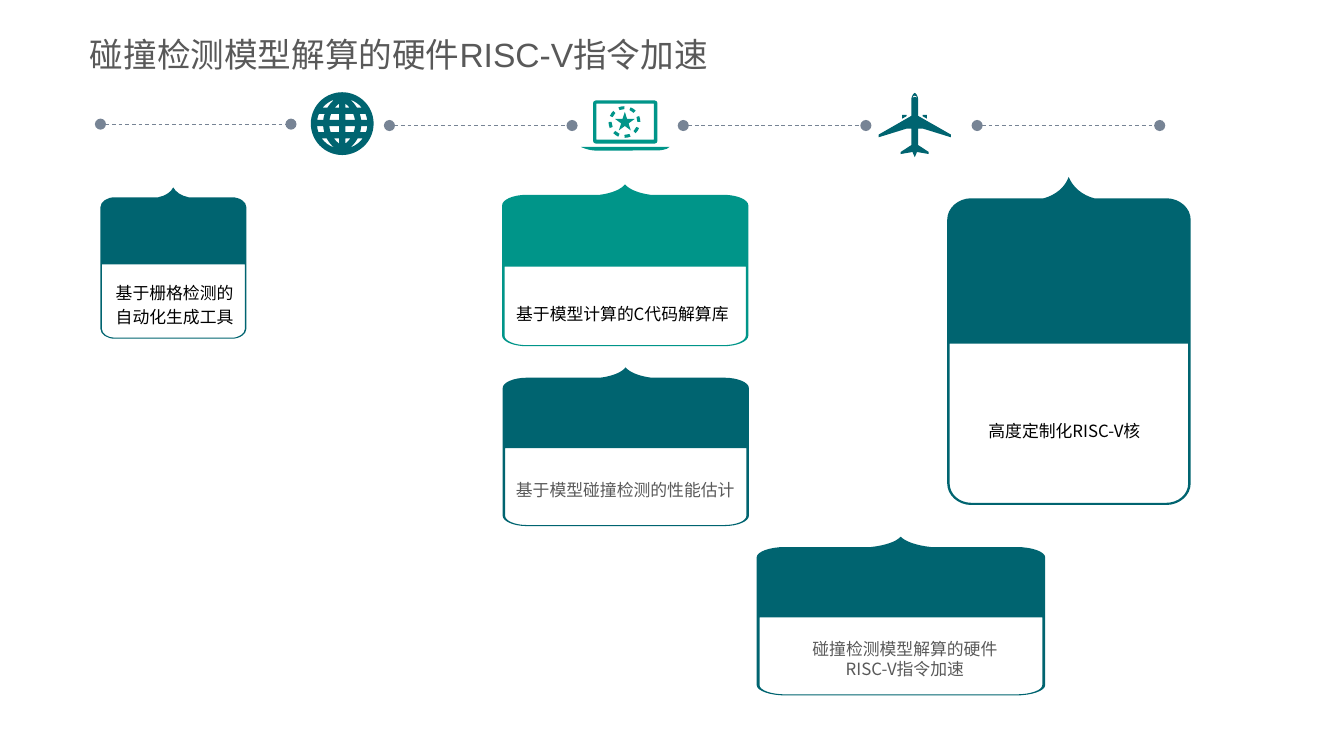
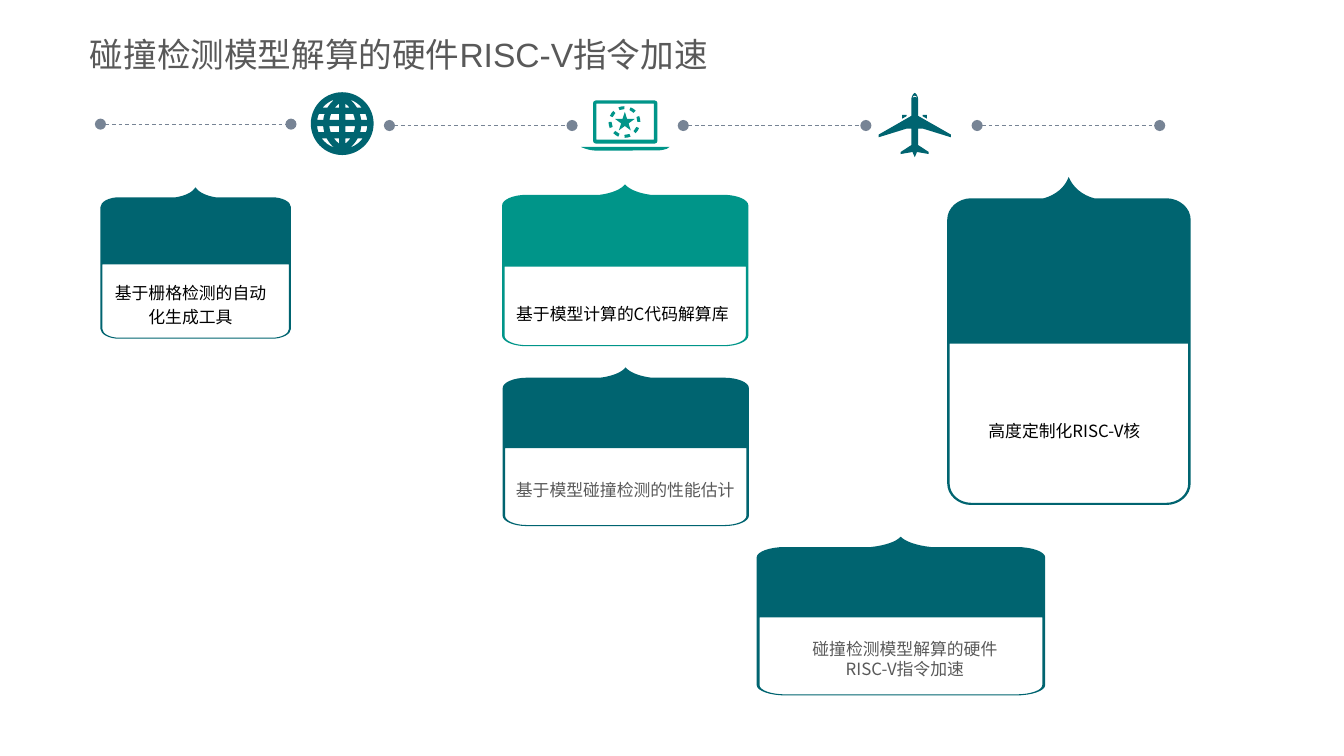
Before and after one commit to whutddk/PRM_Robotic_Arm, a slide deck: slide 11 of doc/进度报告20190912.pptx. Drawn at 1344x756 pixels with LibreOffice and Linux fonts; fonts in the diff are those of the drawing; background and template pictures are left out. Boxes give left, top, right and bottom in pixels: in the first picture for what was removed or moved away, otherwise in the second. Text is boxed around its words. In the diff, an @@ line names an element or a change of style, - is before the commit and + after.

```diff
--- a/doc/进度报告20190912.pptx
+++ b/doc/进度报告20190912.pptx
@@ freeform shape resized from (x1=101, y1=188, x2=247, y2=340) to (x1=101, y1=188, x2=292, y2=340) @@
@@ text "基于栅格检测的自动化生成工具" rewrapped from (x1=116, y1=285, x2=234, y2=325) to (x1=115, y1=285, x2=266, y2=325) @@
```
Also in this commit, not shown: 4 other slides changed.
